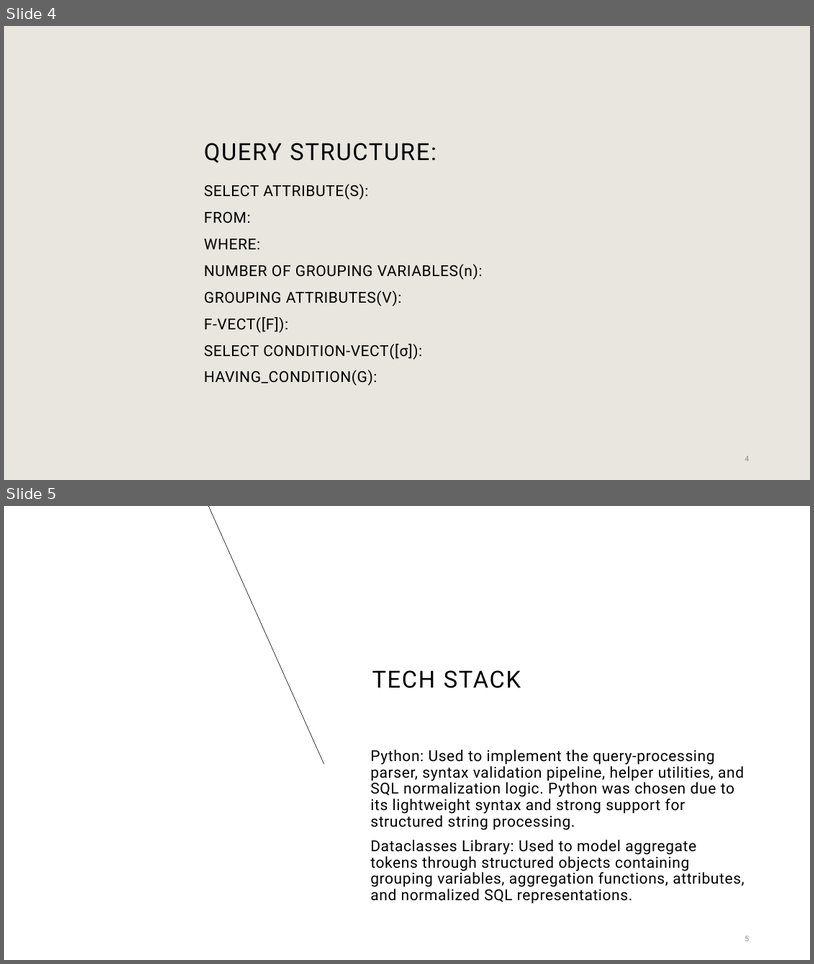
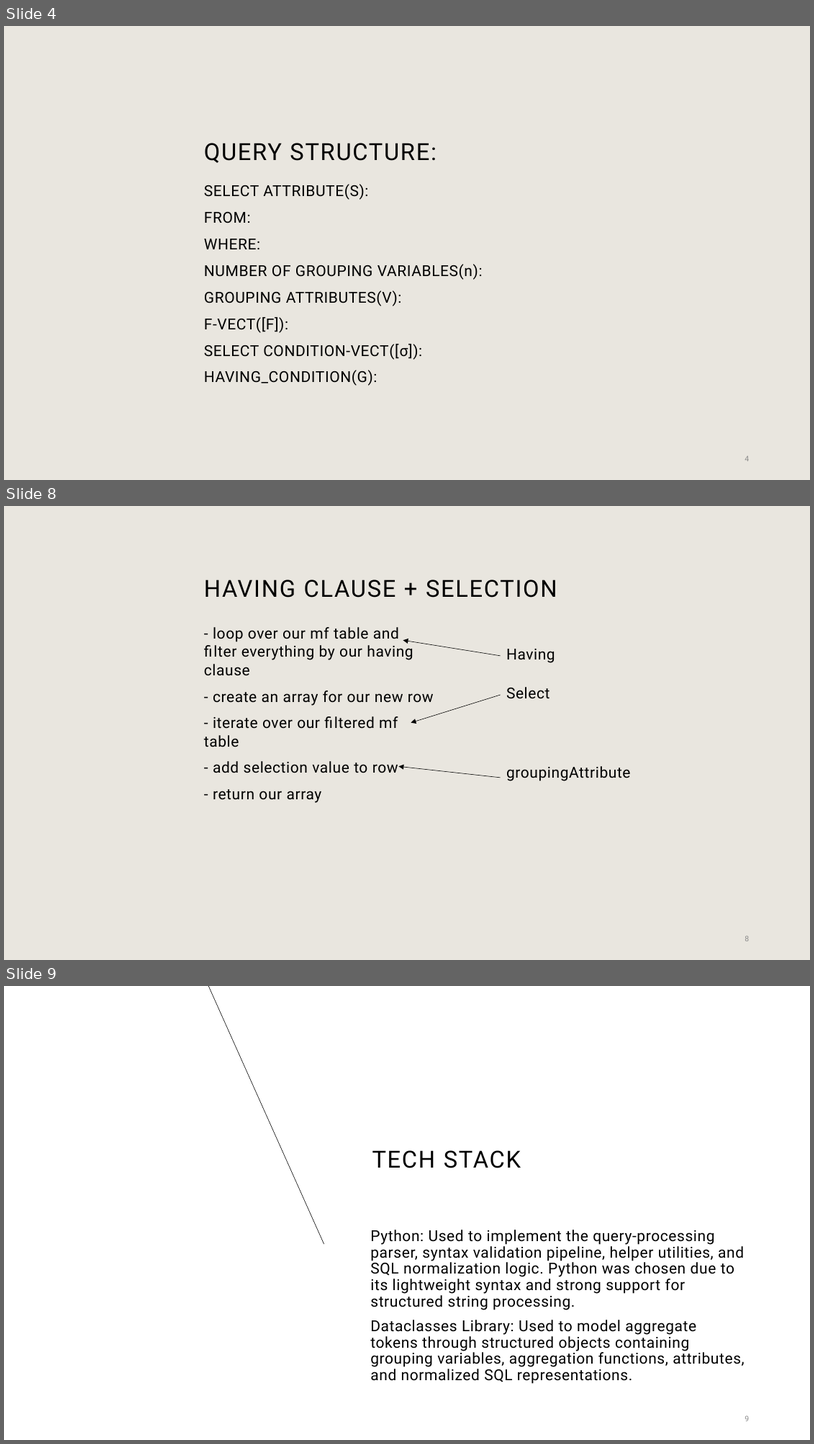
Before and after one commit to Dawnday91/CS_562_query_processing_engine, a slide deck: Team Amaan Presents.pptx. Shown one above the other, each under a label of ours: slides 4 and 5 before the commit, slides 4, 8 and 9 after it; the slides between them are not shown. The pictures are 814x964 and 814x1444 pixels, drawn with LibreOffice and Linux fonts; fonts in the diff are those of the drawing; background and template pictures are left out. Boxes give left, top, right and bottom in pixels: in the first picture for what was removed or moved away, otherwise in the second. Text is boxed around its words. In the diff, an @@ line names an element or a change of style, - is before the commit and + after.

```diff
--- a/Team Amaan Presents.pptx
+++ b/Team Amaan Presents.pptx
@@ slide 8 added at (4, 506, 810, 960), background #E9E6DF @@
@@ title added at (204, 579, 558, 597), 28 pt, text #000000 @@
+HAVING CLAUSE + SELECTION
@@ text added at (204, 627, 434, 803), 18 pt, text #000000 @@
+- loop over our mf table and filter everything by our having clause
+- create an array for our new row
+- iterate over our filtered mf table
+- add selection value to row
+- return our array
@@ arrow added from (501, 656) to (404, 641), #000000 0.5 pt @@
@@ text added at (507, 649, 556, 663), 18 pt, text #000000 @@
+Having
@@ arrow added from (501, 695) to (411, 723), #000000 0.5 pt @@
@@ text added at (507, 687, 550, 699), 18 pt, text #000000 @@
+Select
@@ arrow added from (501, 777) to (399, 766), #000000 0.5 pt @@
@@ text added at (507, 766, 631, 781), 18 pt, text #000000 @@
+groupingAttribute
@@ page number added at (745, 935, 749, 941), 9 pt, text #8C8C8C @@
+8
@@ what was slide 5 is now slide 9 @@
```
Also in this commit, not shown: 1 slide changed, 3 other slides added, 1 other file.
